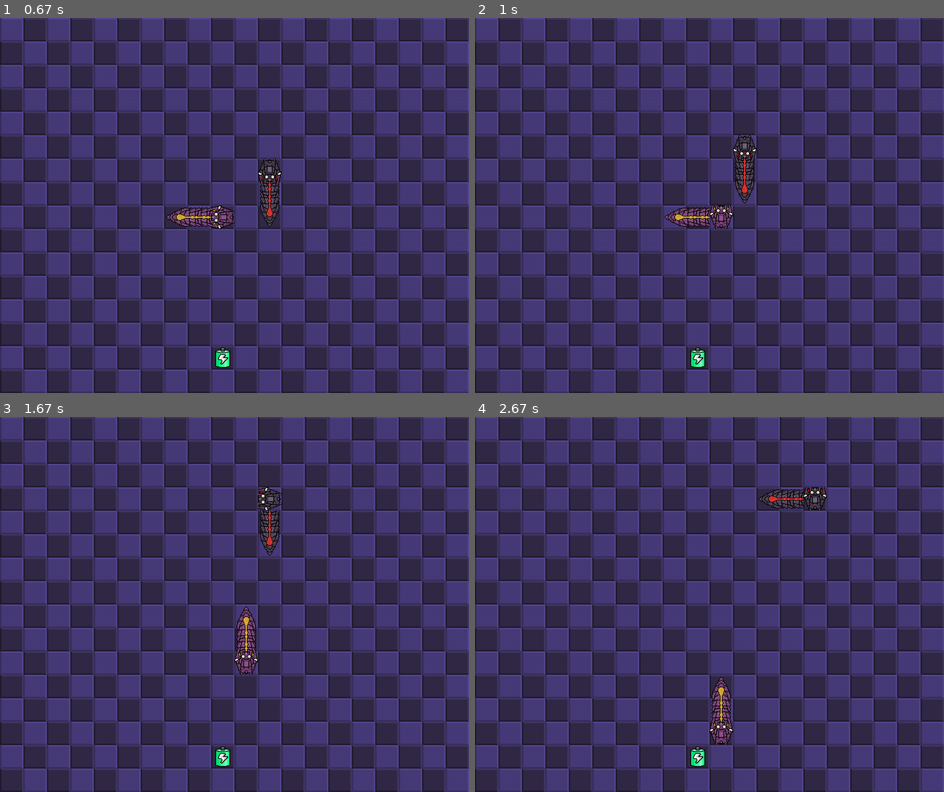
Above: before the commit, frames 1-4 (two rows, left to right).
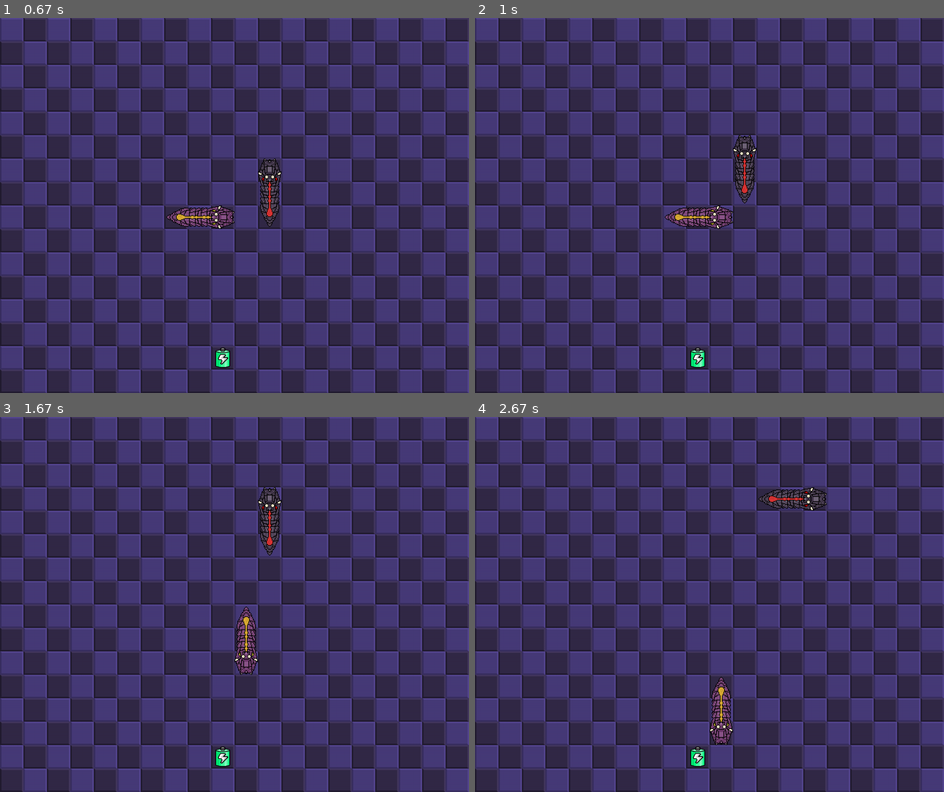
Above: after the commit, the same moments.

Repository: Nabegon/pygame
Game: pygame game, started from snake_game.py
The game is run twice, just before and just after one commit, with the same random seed, the same clock (stepped at 60 frames per second) and the same inputs.
Inputs:
- Up to frame 1 (0.67 s): hold Right from 0.33 s (still down)
- Up to frame 2 (1 s): release Right at 0.8 s; tap S at 0.83 s
- Up to frame 3 (1.67 s): hold Right from 1.5 s (still down)
- Up to frame 4 (2.67 s): release Right at 1.97 s; hold Left 2-2.53 s; hold Down from 2.57 s (still down)

Frame 1 is identical in both runs. In frame 2, 0.2% of the frame differs, in the area x 50-55%, y 50-57%; in frame 3, 0.2%; in frame 4, 0.2%.

Commit message:
bugfix: early rotation of head

Diff:
--- a/snake_game.py
+++ b/snake_game.py
@@ -49,27 +49,27 @@
 
 class Snake:
     def __init__(self, alternative_color):
-        direction = random.randrange(4)
+        self.direction = random.randrange(4)
         start_x = random.randrange(3, GRID_WIDTH - 3)
         start_y = random.randrange(3, GRID_HEIGHT - 3)
         initial_position = Position(start_x, start_y)
 
 
         # set the fields of the snake with their positions
-        self.fields = [BodyPart(initial_position, direction)]
-        match direction:
+        self.fields = [BodyPart(initial_position, self.direction)]
+        match self.direction:
             case 0:
-                self.fields.append(BodyPart(Position(initial_position.x, initial_position.y + 1), direction))
-                self.fields.append(BodyPart(Position(initial_position.x, initial_position.y + 2), direction))
+                self.fields.append(BodyPart(Position(initial_position.x, initial_position.y + 1), self.direction))
+                self.fields.append(BodyPart(Position(initial_position.x, initial_position.y + 2), self.direction))
             case 1:
-                self.fields.append(BodyPart(Position(initial_position.x - 1, initial_position.y), direction))
-                self.fields.append(BodyPart(Position(initial_position.x - 2, initial_position.y), direction))
+                self.fields.append(BodyPart(Position(initial_position.x - 1, initial_position.y), self.direction))
+                self.fields.append(BodyPart(Position(initial_position.x - 2, initial_position.y), self.direction))
             case 2:
-                self.fields.append(BodyPart(Position(initial_position.x, initial_position.y - 1), direction))
-                self.fields.append(BodyPart(Position(initial_position.x, initial_position.y - 2), direction))
+                self.fields.append(BodyPart(Position(initial_position.x, initial_position.y - 1), self.direction))
+                self.fields.append(BodyPart(Position(initial_position.x, initial_position.y - 2), self.direction))
             case 3:
-                self.fields.append(BodyPart(Position(initial_position.x + 1, initial_position.y), direction))
-                self.fields.append(BodyPart(Position(initial_position.x + 2, initial_position.y), direction))
+                self.fields.append(BodyPart(Position(initial_position.x + 1, initial_position.y), self.direction))
+                self.fields.append(BodyPart(Position(initial_position.x + 2, initial_position.y), self.direction))
 
         # load graphics
         if alternative_color:
@@ -91,6 +91,7 @@
             self.time_delta = self.time_delta - SNAKE_SPEED
 
             # get direction of head and determine its next position
+            self.fields[0].direction = self.direction
             head = self.fields[0]
             match head.direction:
                 case 0:
@@ -207,7 +208,7 @@
         elif direction == 1 and self.fields[0].direction == 3:
             return
 
-        self.fields[0].direction = direction
+        self.direction = direction
 
 
 def message(window, message, color):
